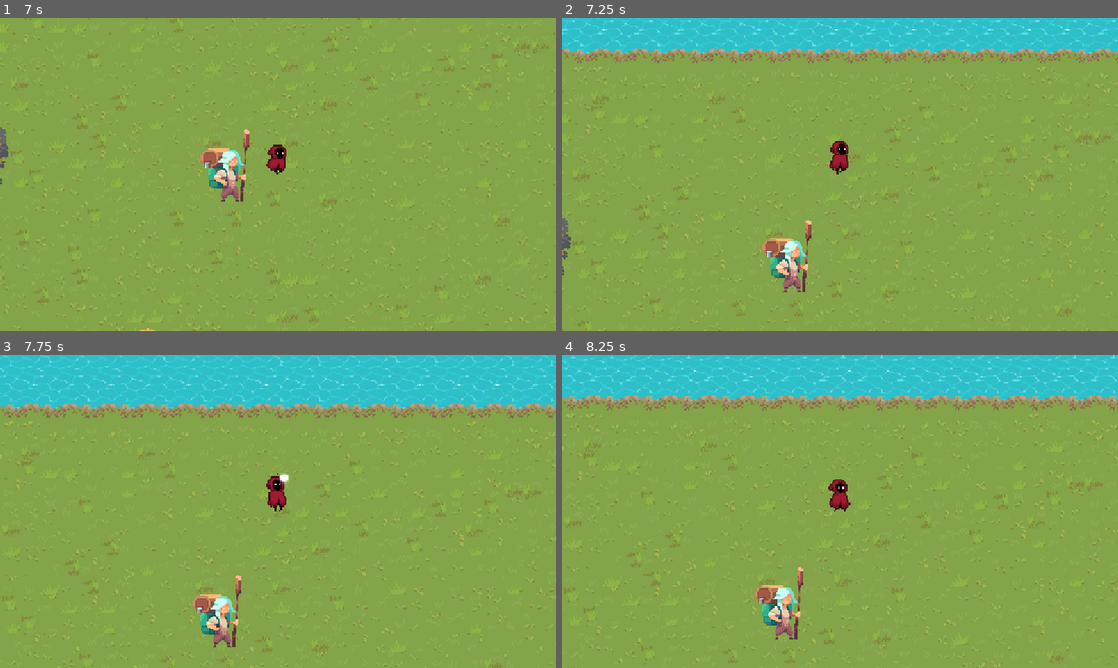
Above: before the commit, frames 1-4 (two rows, left to right).
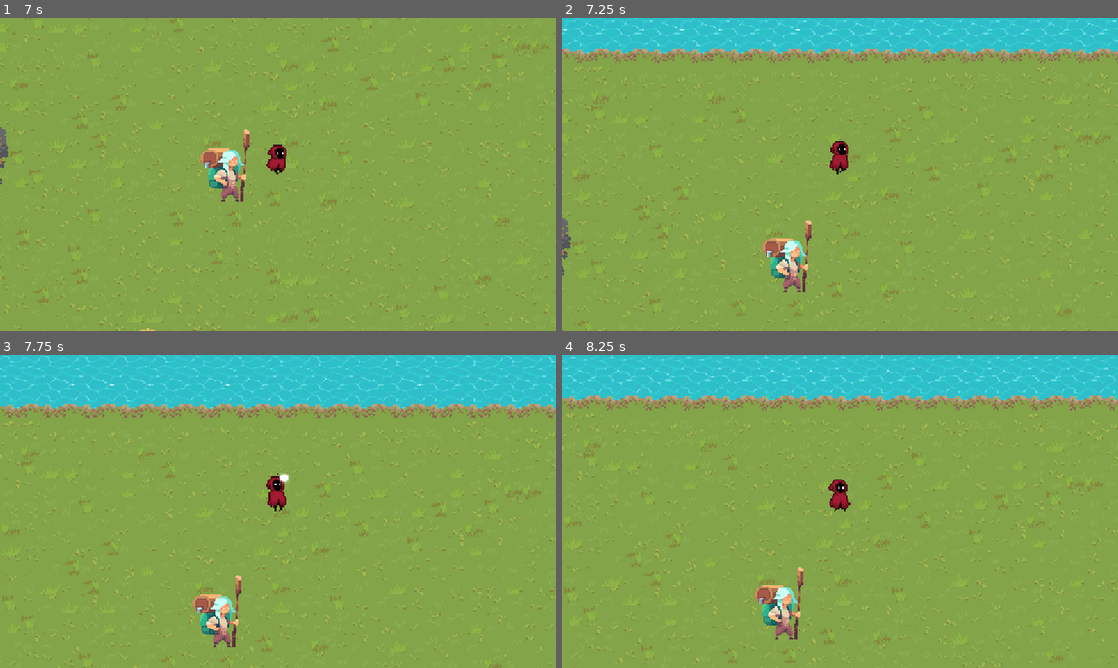
Above: after the commit, the same moments.

Repository: nxtdv/projectb_godot
Game: Godot game, scene res://scenes/main.tscn
Two runs of this game, one before a commit and one after it. Both use one fixed random seed, a clock stepped at 60 frames per second and the inputs below.
Inputs (mouse positions are in pixels of both pictures, inside the frame that each line leads up to):
- Up to frame 1 (7 s): move the mouse to (400, 158) at 0.52 s; hold D (Right) 0.53-1.28 s; click (400, 158) at 0.6 s; move the mouse to (166, 190) at 1.27 s; hold S (Down) 1.28-2.03 s; tap E (Interact) at 1.35, 3.6, 5.85 s; move the mouse to (333, 105) at 2.02 s; hold D (Right) 2.03-2.78 s; hold Shift (Sprint) 2.03-2.78 s; move the mouse to (250, 237) at 2.77 s; hold W (Up) 2.78-3.53 s; click (250, 237) at 2.85 s; move the mouse to (444, 221) at 3.52 s; hold A (Left) 3.53-5.03 s; move the mouse to (111, 127) at 4.27 s; tap Shift (Sprint) at 4.35 s; move the mouse to (305, 174) at 5.02 s; hold S (Down) 5.03-5.78 s; click (305, 174) at 5.1 s; move the mouse to (194, 96) at 5.77 s; hold D (Right) 5.78-6.53 s; move the mouse to (400, 158) at 6.52 s; hold W (Up) from 6.53 s (still down); hold Shift (Sprint) from 6.53 s (still down)
- Up to frame 2 (7.25 s): keep holding W (Up); keep holding Shift (Sprint)
- Up to frame 3 (7.75 s): move the mouse to (166, 527) at 7.27 s; release W (Up) at 7.28 s; release Shift (Sprint) at 7.28 s; hold D (Right) from 7.28 s (still down); click (166, 527) at 7.35 s
- Up to frame 4 (8.25 s): move the mouse to (895, 442) at 8.02 s; release D (Right) at 8.03 s; hold S (Down) from 8.03 s (still down); tap E (Interact) at 8.1 s

Frame 1 is identical in both runs. In frame 2, 0.3% of the frame differs, in the area x 0-100%, y 0-10%; in frame 3, 0.3%, in the area x 0-100%, y 0-15%; in frame 4, 0.3%.

Commit message:
feat(dialogue): extend dialogue system with new text entries and camera transitions
- added new dialogue text entries with customizable text speed, sound, and volume properties
- introduced camera transition configurations including position and timing for enhanced interaction
- updated dialogue array to include new resource references for streamlined flow

Diff:
--- a/scenes/npc_1.tscn
+++ b/scenes/npc_1.tscn
@@ -227,31 +227,33 @@
 [sub_resource type="CapsuleShape2D" id="CapsuleShape2D_3w2wa"]
 height = 44.0
 
-[sub_resource type="Resource" id="Resource_qxjns"]
-script = ExtResource("8_tbgh4")
-target_path = NodePath("../AnimatedSprite2D")
-function_name = "interacting_loop"
-function_arguments = []
-hide_dialogue_box = false
-wait_for_signal_to_continue = ""
-metadata/_custom_type_script = "uid://k4hj3upxhtl6"
-
 [sub_resource type="Resource" id="Resource_5ipnd"]
 script = ExtResource("9_u2bb1")
-speaker_name = "NPC 1"
-speaker_img_Hframes = 1
-speaker_img_select_frames = 0
 text = "BIENVENUE DANS MON JEU FDP"
 choice_text = Array[String](["Yes", "No"])
-choice_function_call = Array[ExtResource("8_tbgh4")]([SubResource("Resource_qxjns"), null])
+choice_function_call = Array[ExtResource("8_tbgh4")]([null, null])
+text_speed = 18.0
+text_sound = ExtResource("11_tbgh4")
+text_volume_db = -8
+text_volume_pitch_min = 0.85
+text_volume_pitch_max = 1.15
 metadata/_custom_type_script = "uid://dcjrrg2ifytdu"
 
 [sub_resource type="Resource" id="Resource_tbgh4"]
 script = ExtResource("10_3hym5")
-speaker_name = "TALK"
-speaker_img_Hframes = 1
-speaker_img_rest_frames = 0
-text = "SALUT BIG BG JE TEST LA"
+text = "Regarde ces arbres mystérieux !"
+text_speed = 18.0
+text_sound = ExtResource("11_tbgh4")
+text_volume_db = -8
+text_volume_pitch_min = 0.85
+text_volume_pitch_max = 1.15
+camera_position = Vector2(-252, 236)
+camera_transition_time = 2.0
+metadata/_custom_type_script = "uid://cv30tdk6nyrd8"
+
+[sub_resource type="Resource" id="Resource_u2bb1"]
+script = ExtResource("10_3hym5")
+text = "Ils cachent un secret..."
 text_speed = 18.0
 text_sound = ExtResource("11_tbgh4")
 text_volume_db = -8
@@ -261,6 +263,18 @@
 camera_transition_time = 1.0
 metadata/_custom_type_script = "uid://cv30tdk6nyrd8"
 
+[sub_resource type="Resource" id="Resource_thqnr"]
+script = ExtResource("10_3hym5")
+text = "Maintenant reviens me voir."
+text_speed = 18.0
+text_sound = ExtResource("11_tbgh4")
+text_volume_db = -8
+text_volume_pitch_min = 0.85
+text_volume_pitch_max = 1.15
+camera_position = Vector2(-1, -1)
+camera_transition_time = 1.5
+metadata/_custom_type_script = "uid://cv30tdk6nyrd8"
+
 [sub_resource type="RectangleShape2D" id="RectangleShape2D_tbgh4"]
 size = Vector2(34, 44)
 
@@ -278,7 +292,7 @@
 
 [node name="DialogueArea2D" parent="." instance=ExtResource("6_56e07")]
 dialogue_position = "bottom"
-dialogue = Array[ExtResource("7_3hym5")]([SubResource("Resource_5ipnd"), SubResource("Resource_tbgh4")])
+dialogue = Array[ExtResource("7_3hym5")]([SubResource("Resource_5ipnd"), SubResource("Resource_tbgh4"), SubResource("Resource_u2bb1"), SubResource("Resource_thqnr")])
 
 [node name="CollisionShape2D" type="CollisionShape2D" parent="DialogueArea2D"]
 position = Vector2(3, -22)
Not shown: 1 places in scenes/npc_1.tscn that only renumber resources
